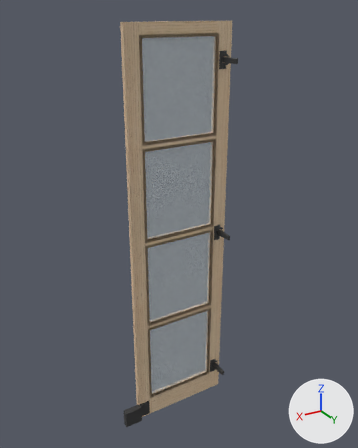
Before and after pictures for a commit that changed the glTF model 2025-284-C01-Vitrineskap/sim/Vitrine_V2_dor_1.glb.
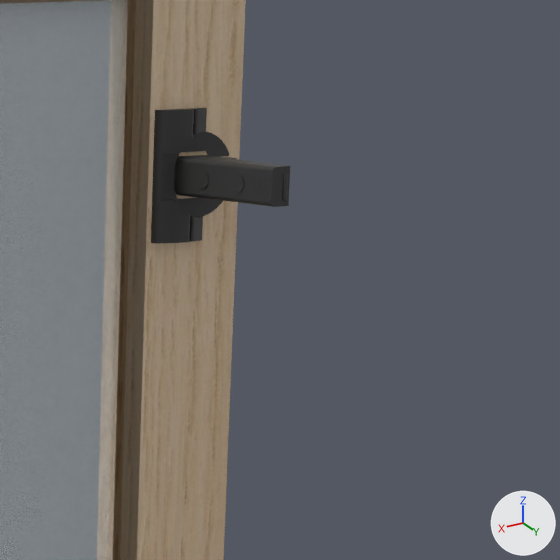
The first picture shows the older version from a 50 mm lens placed at (1930.0, 1032.0, 2428.0), pointed at (1079.0, -386.0, 1719.0). The close-ups show the older and then the newer version on the part from 55% to 77% of the width and 8% to 25% of the height of that picture. Only the edits that show in the close-ups are written down. Lighting does not change. The marker at lower right points along +X, +Y and +Z.

In view in the first close-up: '2025-284 Vitrineskap', 'Vitrine V2 dør 1 stil venstre hengsel z2278 Blum 71B3590'.
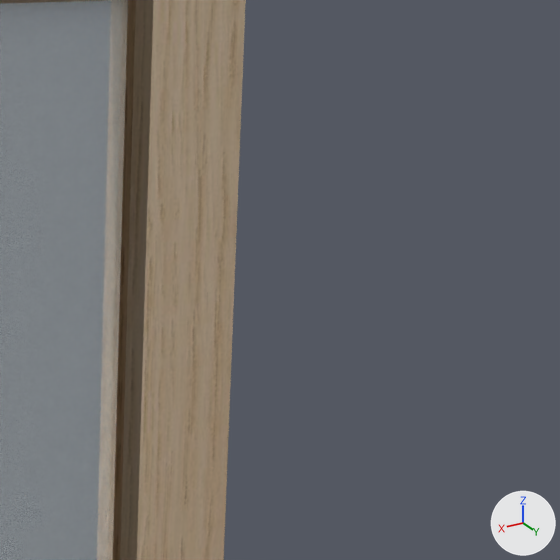
The change, as a list of edits to the scene's bpy script:
```text
Remove ob_vitrine_v2_dør_1_stil_venstre_hengsel_z2278_blum_71b3590:
    ob_vitrine_v2_dør_1_stil_venstre_hengsel_z2278_blum_71b3590 = bpy.data.objects.new('Vitrine V2 dør 1 stil venstre hengsel z2278 Blum 71B3590', me_blum_71b3590)
    ob_vitrine_v2_dør_1_stil_venstre_hengsel_z2278_blum_71b3590.location = (894.0, -342.7, 2278.5)
    ob_vitrine_v2_dør_1_stil_venstre_hengsel_z2278_blum_71b3590.rotation_euler = (1.571, 0.0, 3.142)  # degrees (90, 0, 180)
```

Boxes (x1, y1, x2, y2) around the edits, measured in the close-ups (560 x 560 px):
'Vitrine V2 dør 1 stil venstre hengsel z2278 Blum 71B3590', deleted: before (151, 108, 290, 243)
